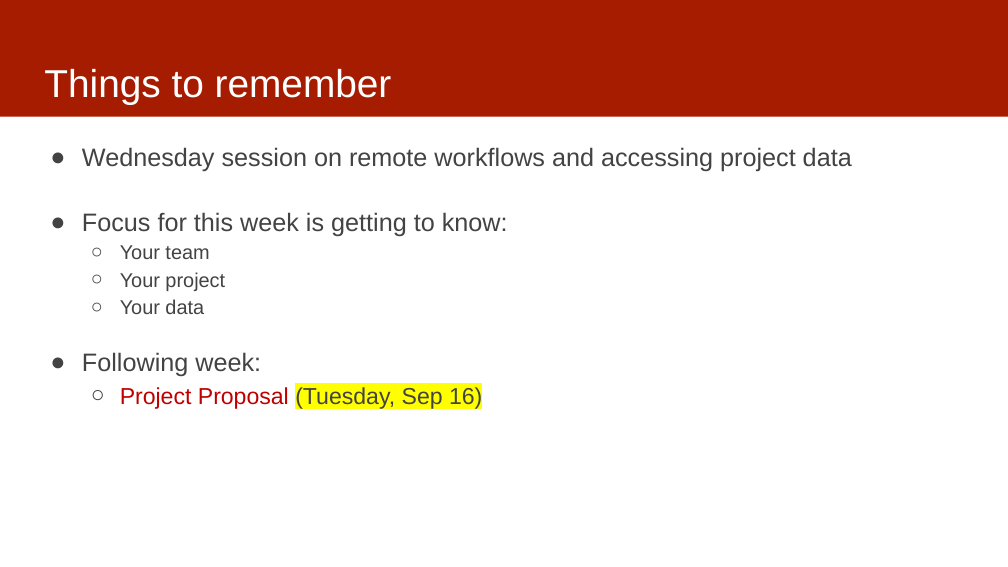
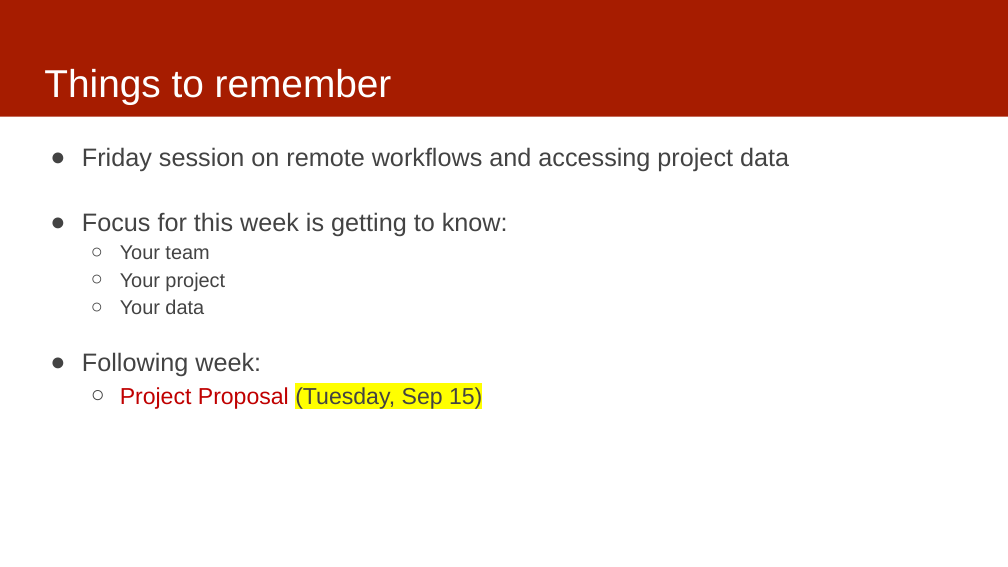
Before and after one commit to dssg/mlforpublicpolicylab, a slide deck: slide 2 of Lectures/03-casestudies.pptx. Drawn at 1008x567 pixels with LibreOffice and Linux fonts; fonts in the diff are those of the drawing. Boxes give left, top, right and bottom in pixels: in the first picture for what was removed or moved away, otherwise in the second. Text is boxed around its words. In the diff, an @@ line names an element or a change of style, - is before the commit and + after.

```diff
--- a/Lectures/03-casestudies.pptx
+++ b/Lectures/03-casestudies.pptx
@@ text at (82,147,789,172): text changed @@
-● Wednesday session on remote workflows and accessing project data
+● Friday session on remote workflows and accessing project data
@@ text at (120,387,482,409): text changed @@
-  ○ Project Proposal (Tuesday, Sep 16)
+  ○ Project Proposal (Tuesday, Sep 15)
```
Also in this commit, not shown: 2 other slides changed.
